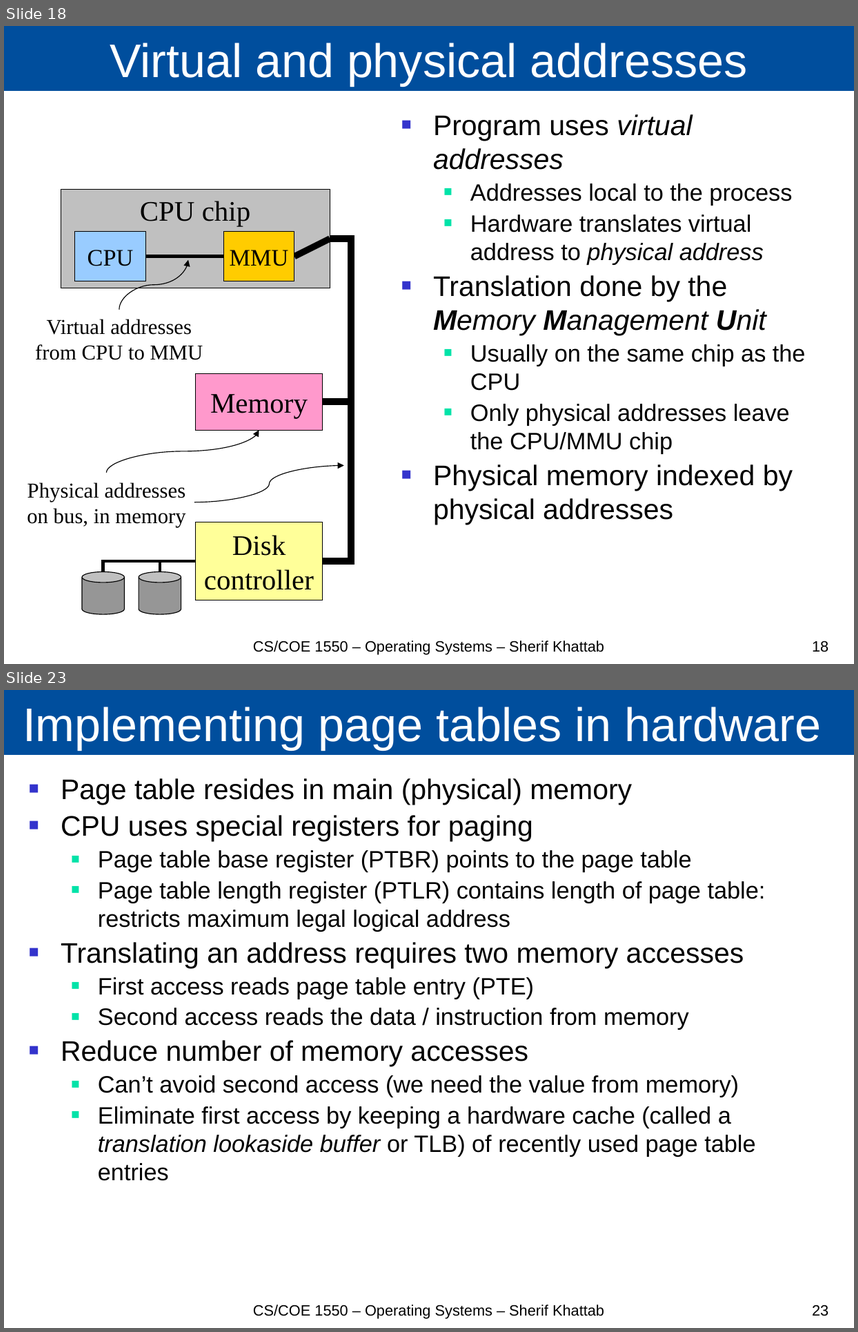
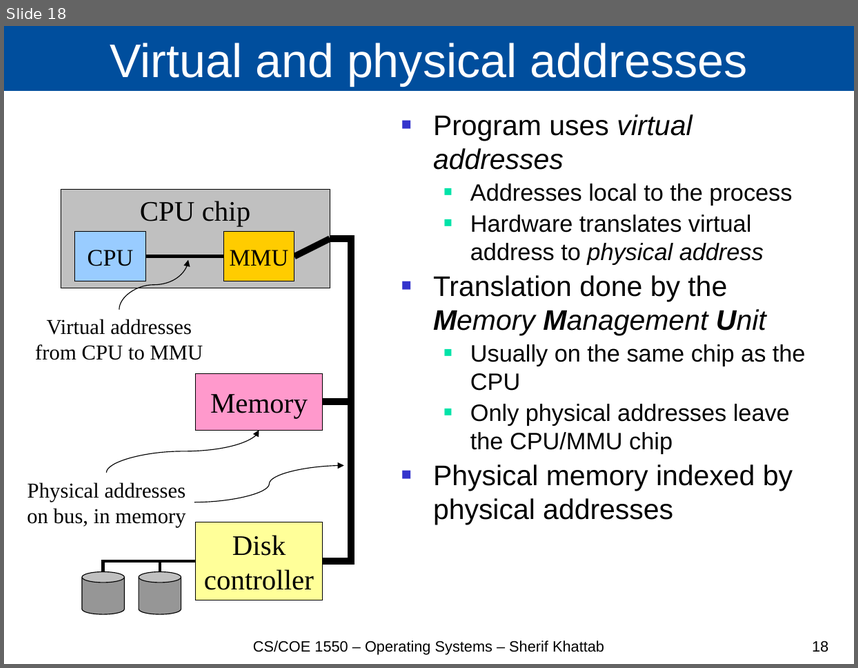
Before and after one commit to cs1550-2224/cs1550-code-handouts, a slide deck: DraftSlides/Lecture14.pptx. Shown one above the other, each under a label of ours: slides 18 and 23 before the commit, slide 18 after it; the slides between them are not shown. The pictures are 858x1332 and 858x668 pixels, drawn with LibreOffice and Linux fonts; fonts in the diff are those of the drawing. Boxes give left, top, right and bottom in pixels: in the first picture for what was removed or moved away, otherwise in the second. Text is boxed around its words. In the diff, an @@ line names an element or a change of style, - is before the commit and + after.

```diff
--- a/DraftSlides/Lecture14.pptx
+++ b/DraftSlides/Lecture14.pptx
@@ slide 23 removed at (x1=4, y1=690, x2=854, y2=1328), background #FFFFFF @@
@@ title removed at (x1=4, y1=690, x2=854, y2=755) @@
-Implementing page tables in hardware
@@ text removed at (x1=61, y1=778, x2=766, y2=1181) @@
-■ Page table resides in main (physical) memory
-■ CPU uses special registers for paging
-  ■ Page table base register (PTBR) points to the page table
-  ■ Page table length register (PTLR) contains length of page table: restricts maximum legal logical address
-■ Translating an address requires two memory accesses
-  ■ First access reads page table entry (PTE)
-  ■ Second access reads the data / instruction from memory
-■ Reduce number of memory accesses
-  ■ Can’t avoid second access (we need the value from memory)
-  ■ Eliminate first access by keeping a hardware cache (called a translation lookaside buffer or TLB) of recently used page table entries
@@ text removed at (x1=253, y1=1304, x2=604, y2=1319) @@
-CS/COE 1550 – Operating Systems – Sherif Khattab
@@ page number removed at (x1=812, y1=1305, x2=829, y2=1316) @@
-23
```
Also in this commit, not shown: 1 slide changed, 4 other slides removed, 4 other files.
